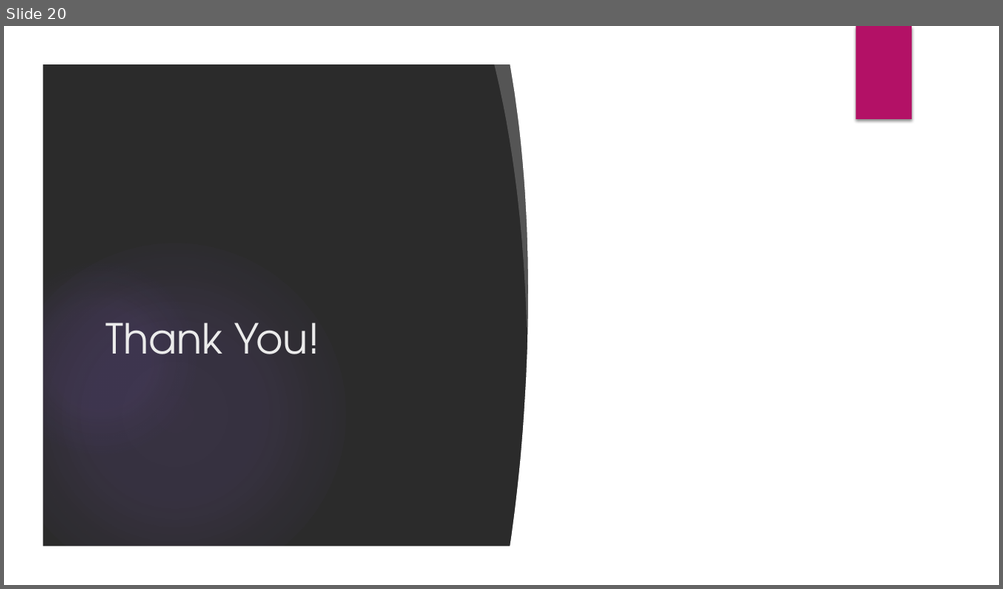
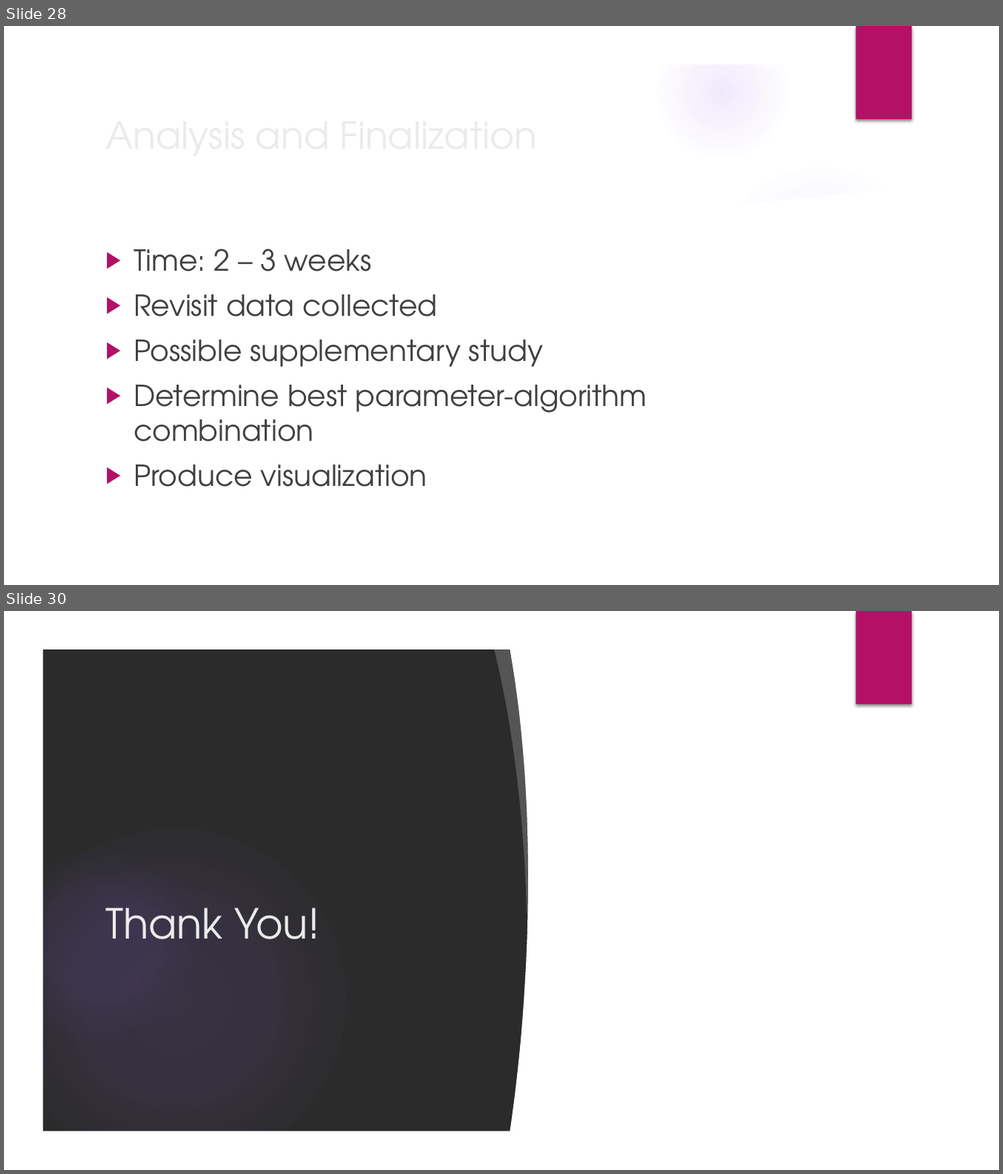
Before and after one commit to JNM-2T17/STMETRE, a slide deck: STMETRE_FernandezPobleteSanPedroTan_Presentation_v4.pptx. Shown one above the other, each under a label of ours: slide 20 before the commit, slides 28 and 30 after it; the slides between them are not shown. The pictures are 1003x589 and 1003x1174 pixels, drawn with LibreOffice and Linux fonts; fonts in the diff are those of the drawing; background and template pictures are left out; a plain dark background stands for a picture behind light text. Boxes give left, top, right and bottom in pixels: in the first picture for what was removed or moved away, otherwise in the second. Text is boxed around its words. In the diff, an @@ line names an element or a change of style, - is before the commit and + after.

```diff
--- a/STMETRE_FernandezPobleteSanPedroTan_Presentation_v4.pptx
+++ b/STMETRE_FernandezPobleteSanPedroTan_Presentation_v4.pptx
@@ slide 28 added at [4,26,999,585], background picture (left out); not listed: 6 template elements that a slide beside it also shows @@
@@ title added at [98,105,813,163], 36 pt, text #EBEBEB @@
+Analysis and Finalization
@@ freeform shape added at [696,150,967,232], fill #FFFFFF at 20% opacity @@
@@ freeform shape added at [41,178,962,548], fill #FFFFFF @@
@@ ellipse added at [706,163,936,392], fill gradient #9B6BF2 @@
@@ text added at [134,249,647,487], 28 pt, text #404040 @@
+▶ Time: 2 – 3 weeks
+▶ Revisit data collected
+▶ Possible supplementary study
+▶ Determine best parameter-algorithm combination
+▶ Produce visualization
@@ what was slide 20 is now slide 30 @@
```
Also in this commit, not shown: 4 slides changed, 9 other slides added, 9 other files.
